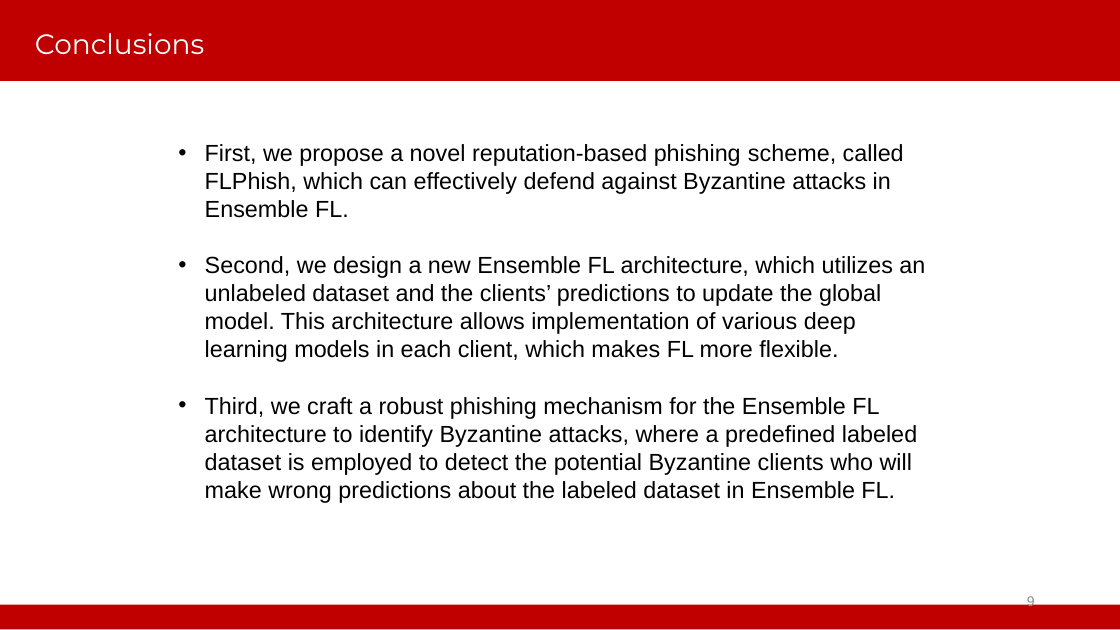
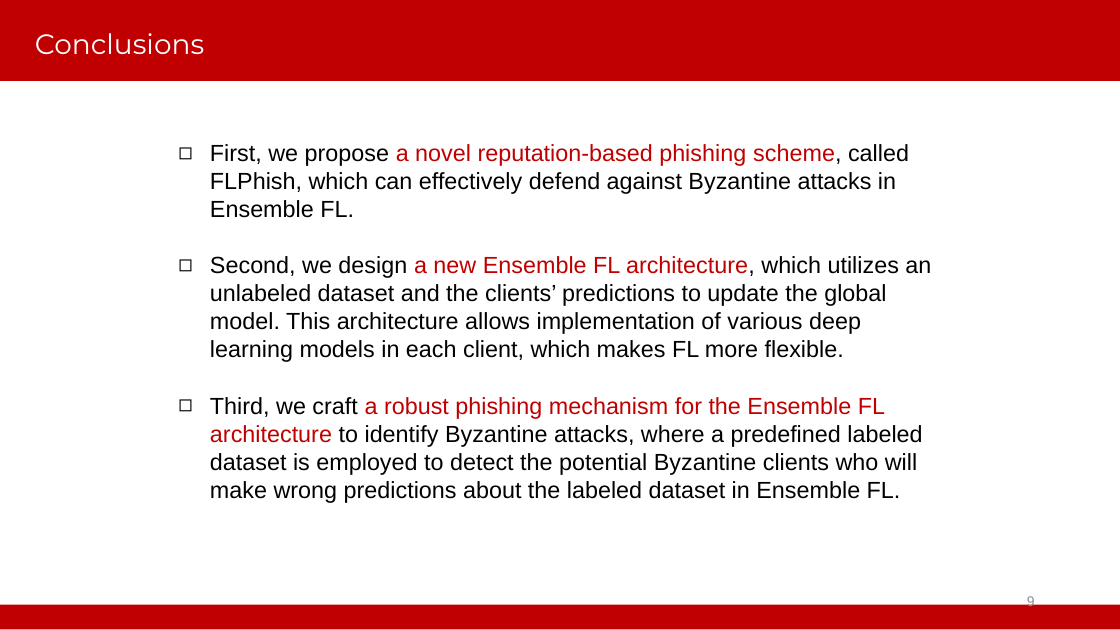
Before and after one commit to WhileBug/FLPhish, a slide deck: slide 9 of PPT/SecFL-Beibei Li.pptx. Drawn at 1120x630 pixels with LibreOffice and Linux fonts; fonts in the diff are those of the drawing; background and template pictures are left out. Boxes give left, top, right and bottom in pixels: in the first picture for what was removed or moved away, otherwise in the second. Text is boxed around its words. In the diff, an @@ line names an element or a change of style, - is before the commit and + after.

```diff
--- a/PPT/SecFL-Beibei Li.pptx
+++ b/PPT/SecFL-Beibei Li.pptx
@@ text "First, we propose a novel ..." at <box>210,144,931,503</box>: text colour #000000 to #C00000 in "a novel reputation-based phishing scheme,", "a new Ensemble FL architecture,", "a robust phishing mechanism for the Ensemble ..."; bullet • to ◻ @@
```
Also in this commit, not shown: 4 other slides changed, 3 slides removed.
